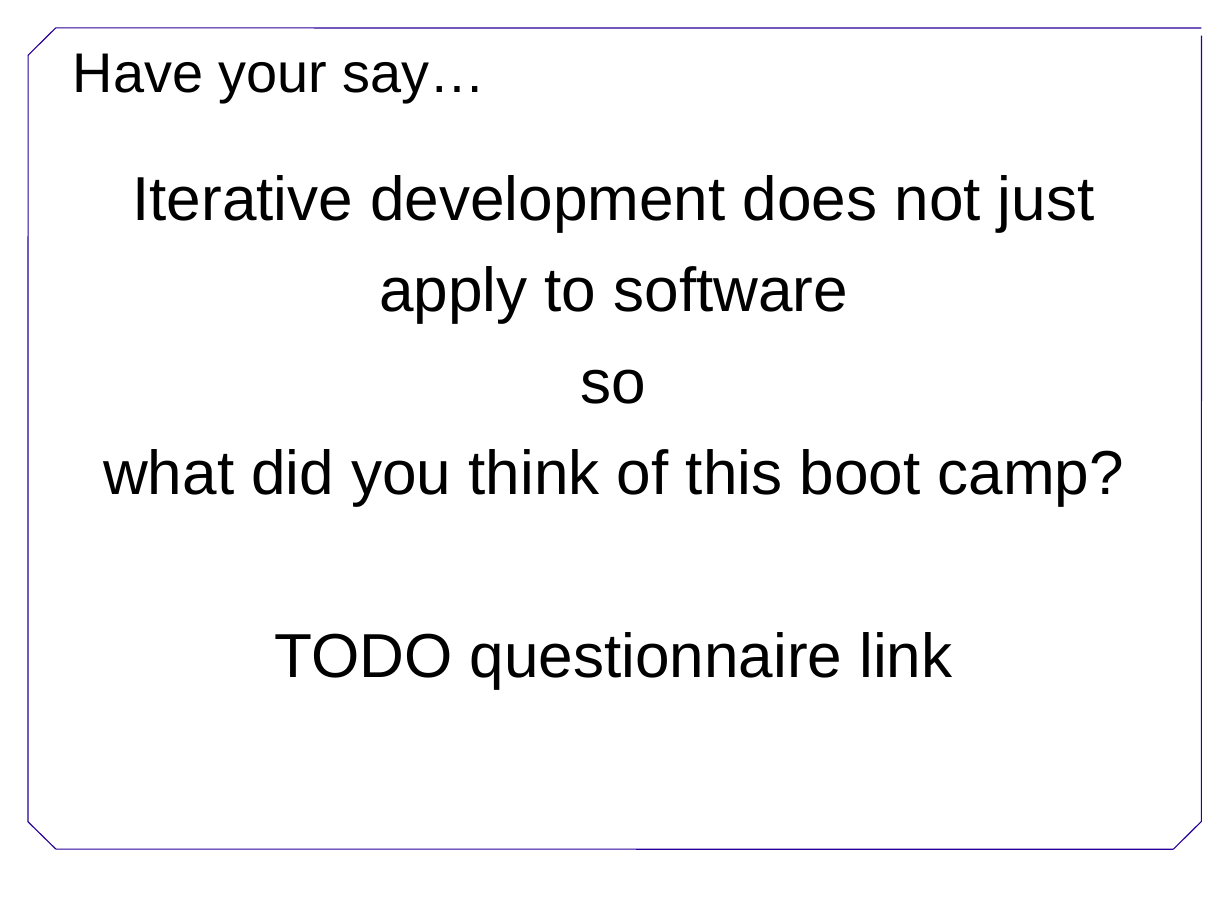
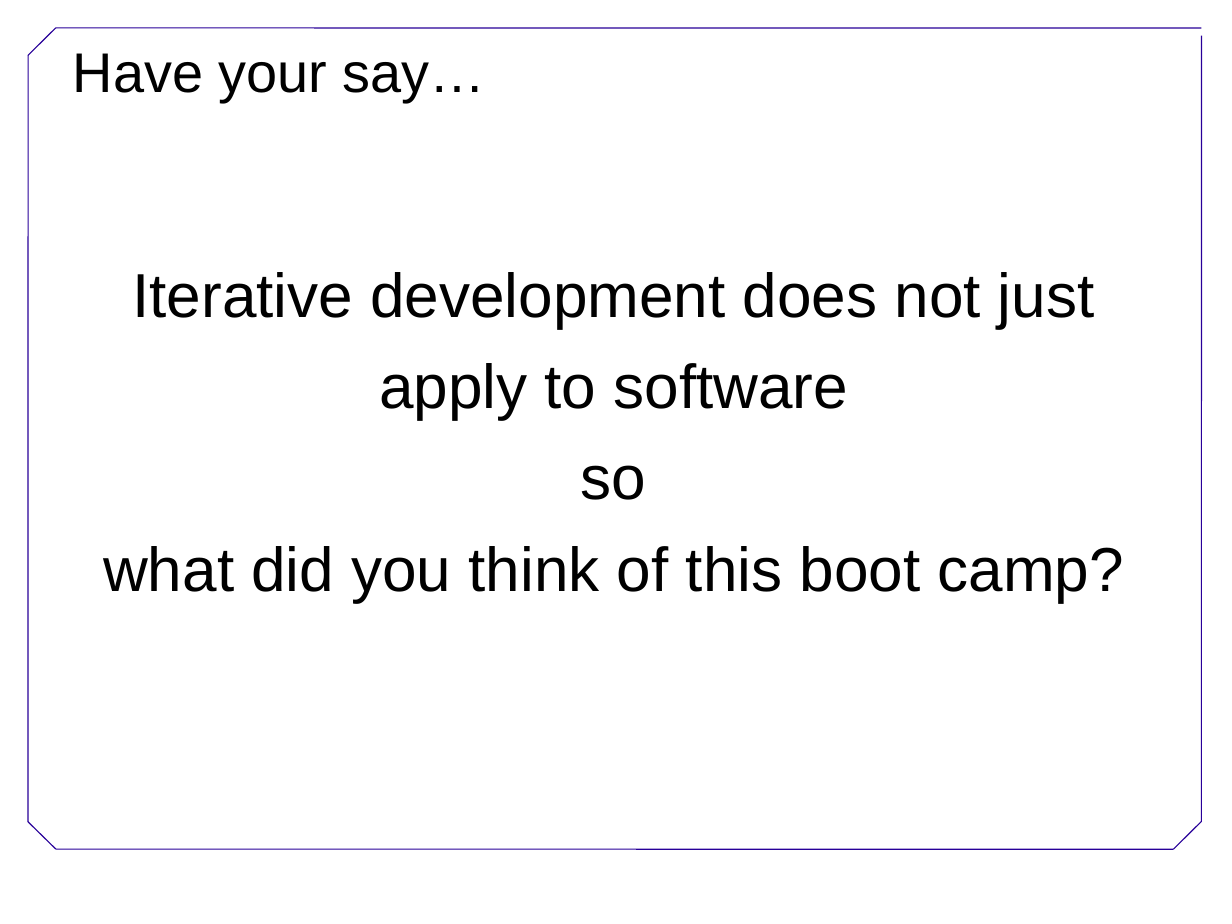
Before and after one commit to swcarpentry/DEPRECATED-boot-camps, a slide deck: slide 14 of Conclusion.ppt (slide 13 before the commit). Drawn at 1232x924 pixels with LibreOffice and Linux fonts; fonts in the diff are those of the drawing; background and template pictures are left out. Boxes give left, top, right and bottom in pixels: in the first picture for what was removed or moved away, otherwise in the second. Text is boxed around its words. In the diff, an @@ line names an element or a change of style, - is before the commit and + after.

Commit message:
Added in concentric circles for tasks, removed questionnaire TODO

```diff
--- a/Conclusion.ppt
+++ b/Conclusion.ppt
@@ text at [274,632,952,688]: paragraph removed @@
-TODO questionnaire link
```
Also in this commit, not shown: 1 other slide changed, 1 slide added.
